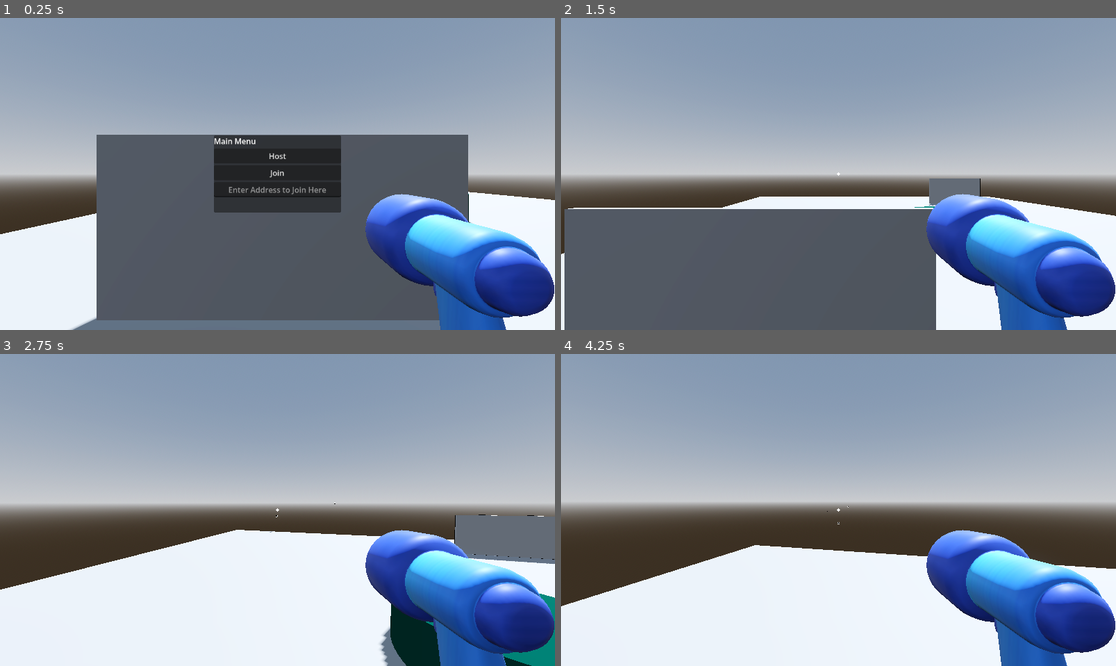
Above: before the commit, frames 1-4 (two rows, left to right).
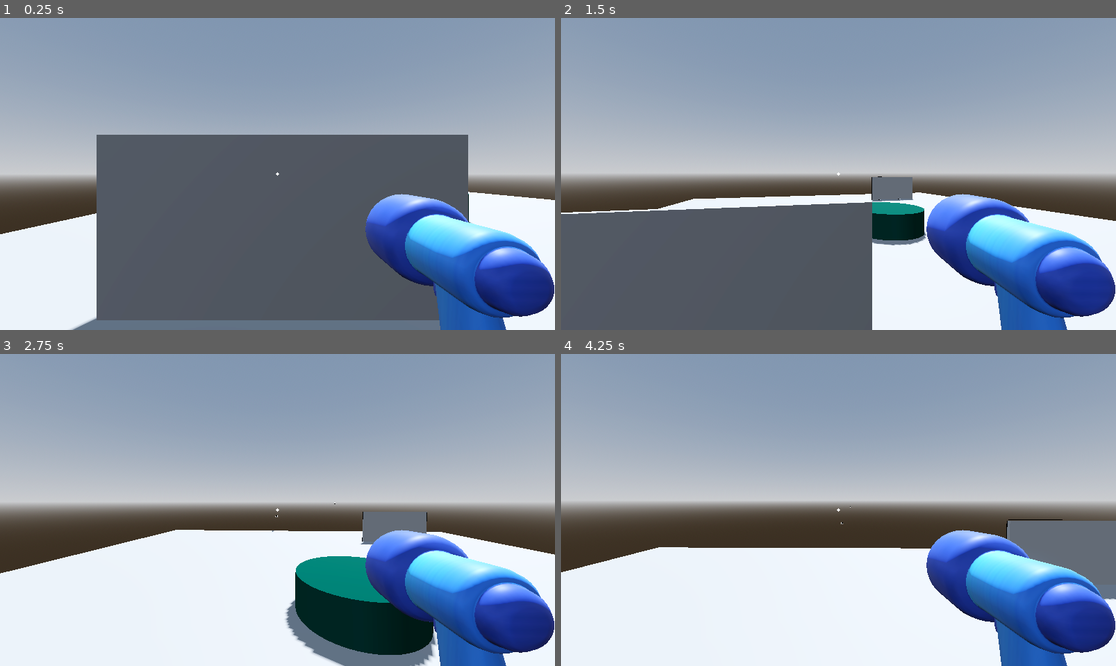
Above: after the commit, the same moments.

Repository: SoanGlengan/3dgame
Game: Godot game, scene res://game.tscn
The game is run twice, just before and just after one commit, with the same random seed, the same clock (stepped at 60 frames per second) and the same inputs.
Inputs (mouse positions are in pixels of both pictures, inside the frame that each line leads up to):
- Up to frame 1 (0.25 s): no input
- Up to frame 2 (1.5 s): click (838, 155) at 0.5 s, where only the run before the commit has a clickable "Host"; tap Enter (ui_accept) at 1.25 s; move the mouse to (960, 158) at 1.27 s; press the mouse at (960, 158) at 1.28 s; hold D (right) from 1.28 s (still down)
- Up to frame 3 (2.75 s): tap Enter (ui_accept) at 1.52, 2.27 s; move the mouse to (249, 510) at 2.02 s; release D (right) at 2.03 s; release the mouse at (249, 510) at 2.03 s; hold W (forward) from 2.03 s (still down); click (249, 510) at 2.1 s
- Up to frame 4 (4.25 s): keep holding W (forward); move the mouse to (849, 503) at 2.77 s; press the mouse at (849, 503) at 2.78 s; move the mouse to (832, 516) at 3.52 s; release the mouse at (832, 516) at 3.53 s; click (832, 516) at 3.6 s; tap Enter (ui_accept) at 3.77 s

The runs differ from the first frame. In frame 1, 5.6% of the frame differs, in the area x 38-62%, y 37-63%; in frame 2, 7.8%; in frame 3, 12%, in the area x 0-100%, y 50-100%; in frame 4, 6.5%.
Error before the commit: Invalid access to property or key 'peer_conected' on a base object of type 'SceneMultiplayer'. (res://game.gd:15)

Commit message:
REMOVE ONLINE MENU REAL

Diff:
--- a/game.tscn
+++ b/game.tscn
@@ -58,42 +58,3 @@
 height = 1.0
 sides = 64
 material = SubResource("ORMMaterial3D_80nbo")
-
-[node name="CanvasLayer" type="CanvasLayer" parent="." unique_id=2051602868]
-
-[node name="MainMenu" type="PanelContainer" parent="CanvasLayer" unique_id=696198466]
-anchors_preset = 15
-anchor_right = 1.0
-anchor_bottom = 1.0
-offset_left = 444.0
-offset_top = 244.0
-offset_right = -444.0
-offset_bottom = -244.0
-grow_horizontal = 2
-grow_vertical = 2
-
-[node name="MarginContainer" type="MarginContainer" parent="CanvasLayer/MainMenu" unique_id=1774181192]
-layout_mode = 2
-
-[node name="VBoxContainer" type="VBoxContainer" parent="CanvasLayer/MainMenu/MarginContainer" unique_id=1927689551]
-layout_mode = 2
-
-[node name="Label" type="Label" parent="CanvasLayer/MainMenu/MarginContainer/VBoxContainer" unique_id=562264613]
-layout_mode = 2
-text = "Main Menu"
-
-[node name="HostButton" type="Button" parent="CanvasLayer/MainMenu/MarginContainer/VBoxContainer" unique_id=1601019957]
-layout_mode = 2
-text = "Host"
-
-[node name="JoinButton" type="Button" parent="CanvasLayer/MainMenu/MarginContainer/VBoxContainer" unique_id=1287801766]
-layout_mode = 2
-text = "Join"
-
-[node name="AddressEntry" type="LineEdit" parent="CanvasLayer/MainMenu/MarginContainer/VBoxContainer" unique_id=1525482230]
-layout_mode = 2
-placeholder_text = "Enter Address to Join Here"
-alignment = 1
-
-[connection signal="pressed" from="CanvasLayer/MainMenu/MarginContainer/VBoxContainer/HostButton" to="." method="_on_host_button_pressed"]
-[connection signal="pressed" from="CanvasLayer/MainMenu/MarginContainer/VBoxContainer/JoinButton" to="." method="_on_join_button_pressed"]
Not shown: 1 places in game.tscn that only renumber resources
